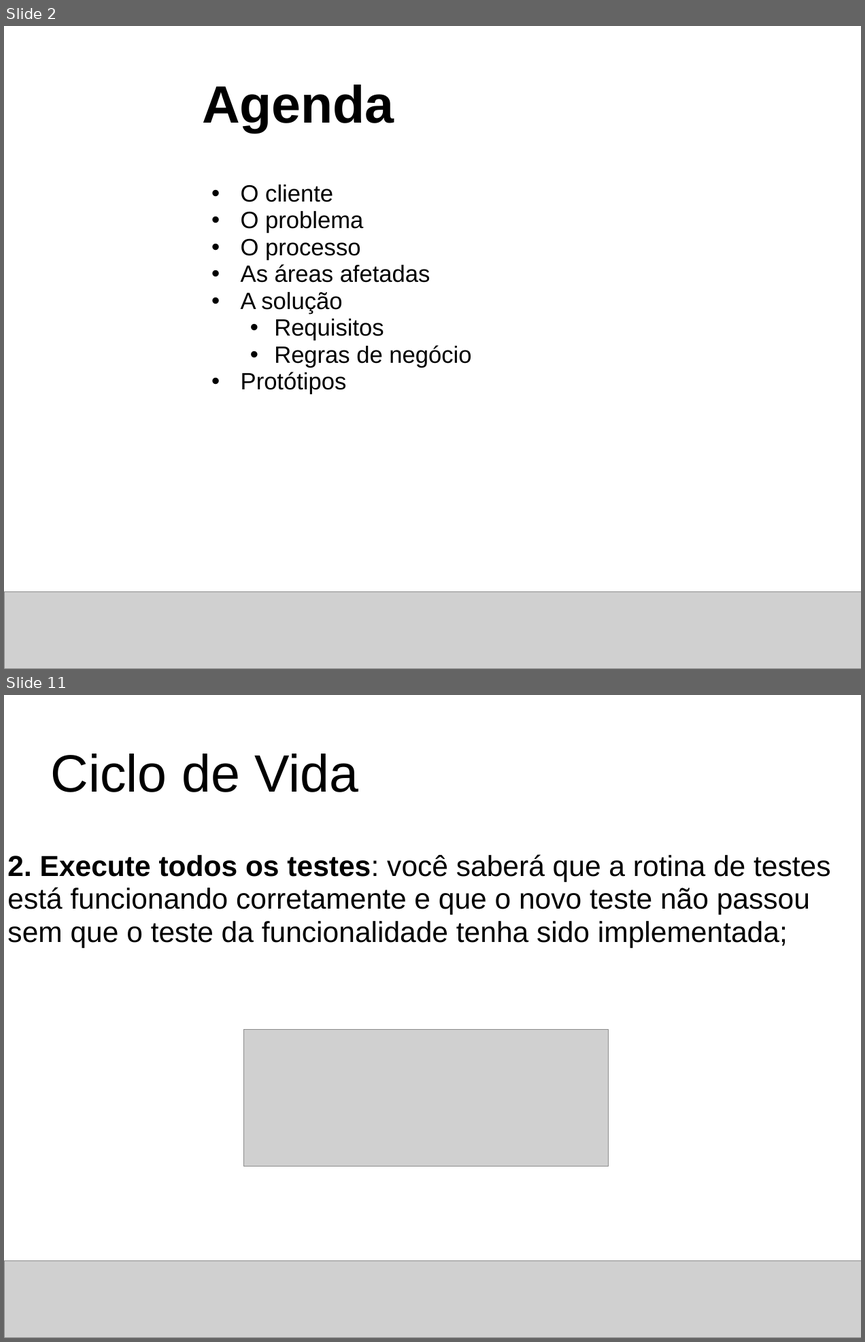
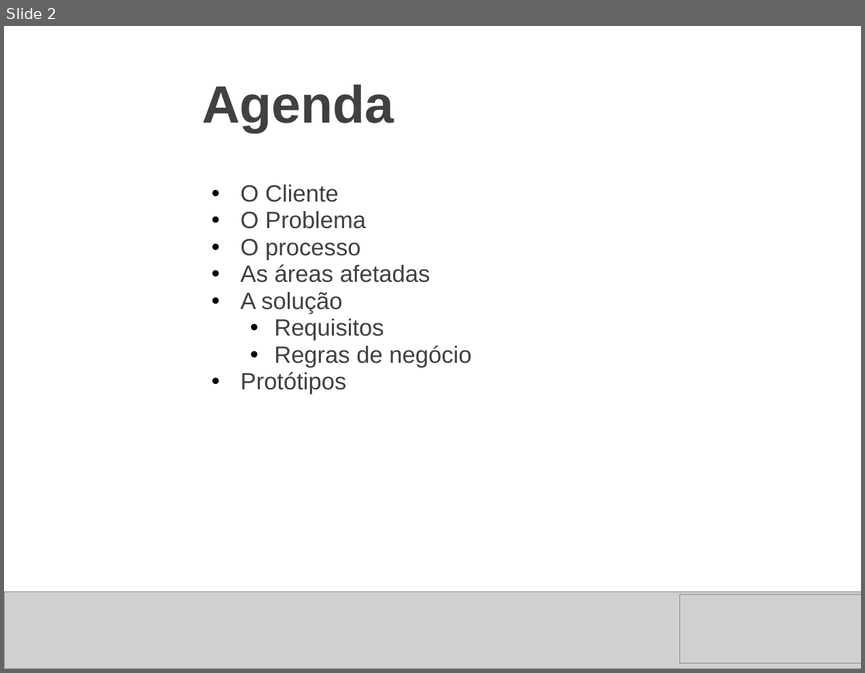
Before and after one commit to thiagoalvsantos/sabrh, a slide deck: Concepção/projeto_final_sabrh_apresentacao_proposta.ppt. Shown one above the other, each under a label of ours: slides 2 and 11 before the commit, slide 2 after it; the slides between them are not shown. The pictures are 865x1342 and 865x673 pixels, drawn with LibreOffice and Linux fonts; fonts in the diff are those of the drawing; grey boxes stand for pictures; background and template pictures are left out. Boxes give left, top, right and bottom in pixels: in the first picture for what was removed or moved away, otherwise in the second. Text is boxed around its words. In the diff, an @@ line names an element or a change of style, - is before the commit and + after.

```diff
--- a/Concepção/projeto_final_sabrh_apresentacao_proposta.ppt
+++ b/Concepção/projeto_final_sabrh_apresentacao_proposta.ppt
@@ slide 11 removed at [4, 695, 861, 1338], background picture (left out) @@
@@ title removed at [50, 753, 358, 792] @@
-Ciclo de Vida
@@ text removed at [7, 854, 830, 947] @@
-2. Execute todos os testes: você saberá que a rotina de testes está funcionando corretamente e que o novo teste não passou sem que o teste da funcionalidade tenha sido implementada;
@@ picture removed at [244, 1029, 608, 1166] @@
@@ picture removed at [4, 1261, 861, 1338] @@
@@ slide 2 changed as well @@
@@ title "Agenda" at [202, 84, 394, 133]: text colour #000000 to #404040 @@
@@ text at [241, 184, 366, 229]: text changed; text colour #000000 to #404040 @@
-  • O cliente
-  • O problema
+  • O Cliente
+  • O Problema
@@ text at [241, 239, 471, 394]: text colour #000000 to #404040 in "O processo", "As áreas afetadas", "A solução", "Requisitos" and 2 more places @@
@@ picture added at [679, 594, 861, 663] @@
```
Also in this commit, not shown: 1 other slide changed, 3 slides added, 27 other slides removed.
